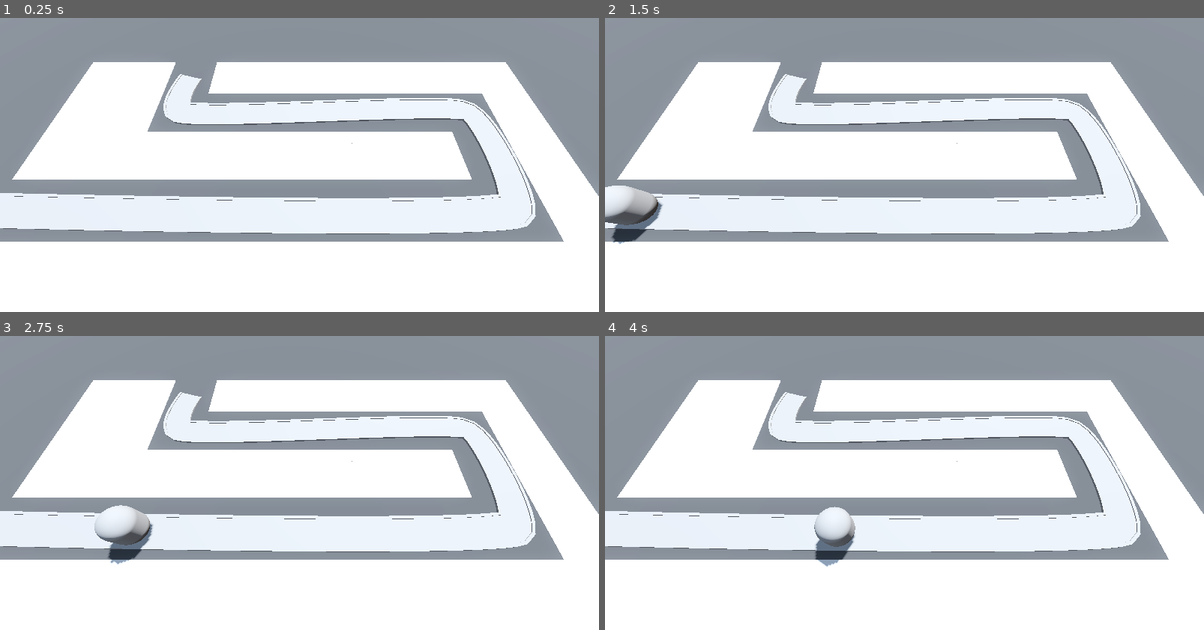
Above: before the commit, frames 1-4 (two rows, left to right).
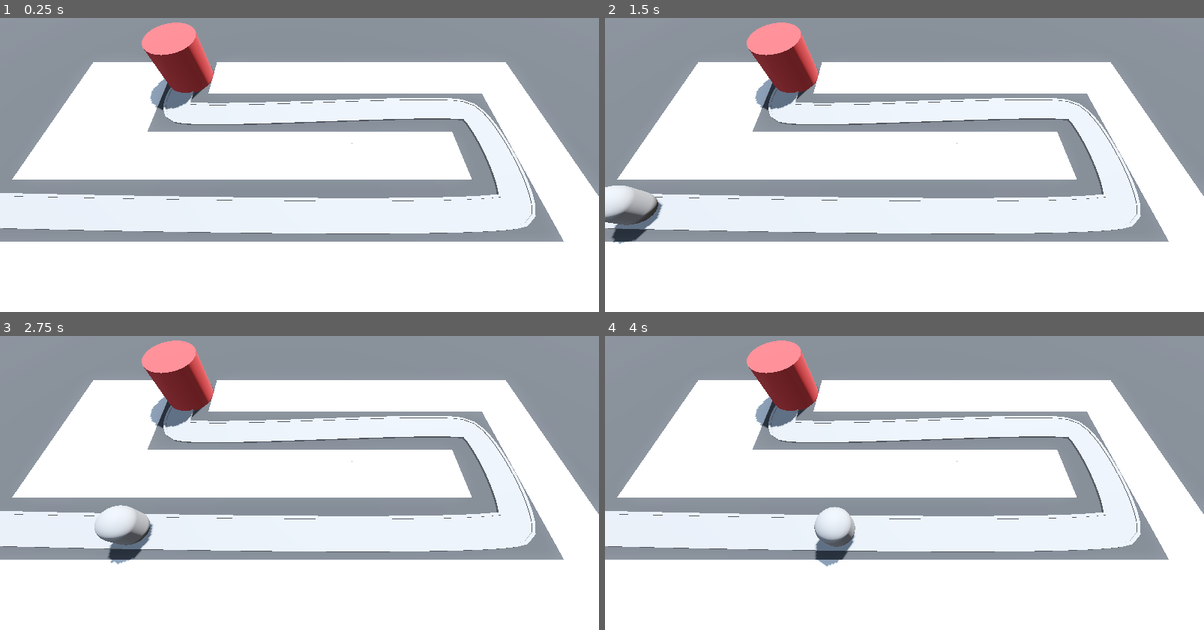
Above: after the commit, the same moments.

Repository: vibrunazo/godot-barbarian
Game: Godot game, scene res://levels/base_level.tscn
Two runs of this game, one before a commit and one after it. Both use one fixed random seed, a clock stepped at 60 frames per second and the inputs below.
Inputs:
- Up to frame 1 (0.25 s): no input
- Up to frame 2 (1.5 s): tap Enter at 0.5 s
- Up to frame 3 (2.75 s): no input
- Up to frame 4 (4 s): no input

The runs differ from the first frame. In frame 1, 2.4% of the frame differs, in the area x 23-36%, y 1-32%; in frame 2, 2.4%; in frame 3, 2.4%; in frame 4, 2.4%.

Commit message:
38. Making A Base

Diff:
--- /dev/null
+++ b/base/base.gd
@@ -0,0 +1,7 @@
+class_name Base
+extends Node3D
+
+var health: int = 10
+
+func take_damage() -> void:
+	print('damage dealt to base')
--- /dev/null
+++ b/base/base.tscn
@@ -0,0 +1,16 @@
+[gd_scene load_steps=3 format=3 uid="uid://kug8lkxaigw"]
+
+[ext_resource type="Script" path="res://base/base.gd" id="1_tvla3"]
+
+[sub_resource type="StandardMaterial3D" id="StandardMaterial3D_koyjo"]
+albedo_color = Color(0.74, 0.2664, 0.2664, 1)
+
+[node name="Base" type="Node3D" groups=["base"]]
+script = ExtResource("1_tvla3")
+
+[node name="CSGCylinder3D" type="CSGCylinder3D" parent="."]
+transform = Transform3D(1, 0, 0, 0, 1, 0, 0, 0, 1, 0, 2, 0)
+radius = 2.0
+height = 4.0
+sides = 32
+material = SubResource("StandardMaterial3D_koyjo")
--- a/enemy/enemy.gd
+++ b/enemy/enemy.gd
@@ -2,6 +2,8 @@
 
 ## In meters per second
 @export var speed: float = 5
+
+@onready var base: Base = get_tree().get_first_node_in_group("base")
 
 # Called when the node enters the scene tree for the first time.
 func _ready() -> void:
@@ -11,3 +13,10 @@
 # Called every frame. 'delta' is the elapsed time since the previous frame.
 func _process(delta: float) -> void:
 	progress += delta * speed
+	if progress_ratio >= 1:
+		do_damage()
+
+func do_damage() -> void:
+	if base:
+		base.take_damage()
+		queue_free()
--- a/levels/base_level.tscn
+++ b/levels/base_level.tscn
@@ -1,7 +1,8 @@
-[gd_scene load_steps=8 format=3 uid="uid://cexwic4uo35q7"]
+[gd_scene load_steps=9 format=3 uid="uid://cexwic4uo35q7"]
 
 [ext_resource type="MeshLibrary" uid="uid://bj5ngcwdgqcd7" path="res://mesh_libraries/space_library.tres" id="1_mb34m"]
 [ext_resource type="PackedScene" uid="uid://bqdsrk0kvk4ah" path="res://enemy/enemy.tscn" id="2_4m0mp"]
+[ext_resource type="PackedScene" uid="uid://kug8lkxaigw" path="res://base/base.tscn" id="3_ndtw4"]
 
 [sub_resource type="ProceduralSkyMaterial" id="ProceduralSkyMaterial_iyh3t"]
 sky_horizon_color = Color(0.64625, 0.65575, 0.67075, 1)
@@ -95,3 +96,6 @@
 
 [node name="Enemy" parent="Path3D" instance=ExtResource("2_4m0mp")]
 transform = Transform3D(-4.37113e-08, 0, -0.999997, 0, 1, 0, 0.999997, 0, -4.37113e-08, -24, 0, 6)
+
+[node name="Base" parent="." instance=ExtResource("3_ndtw4")]
+transform = Transform3D(1, 0, 0, 0, 1, 0, 0, 0, 1, -10, 0, -6)
--- a/project.godot
+++ b/project.godot
@@ -24,6 +24,10 @@
 gdscript/warnings/unused_parameter=0
 gdscript/warnings/untyped_declaration=1
 
+[global_group]
+
+base=""
+
 [input]
 
 ui_fullscreen={
Not shown: 4 places in mesh_libraries/space_library.tres that only renumber resources
